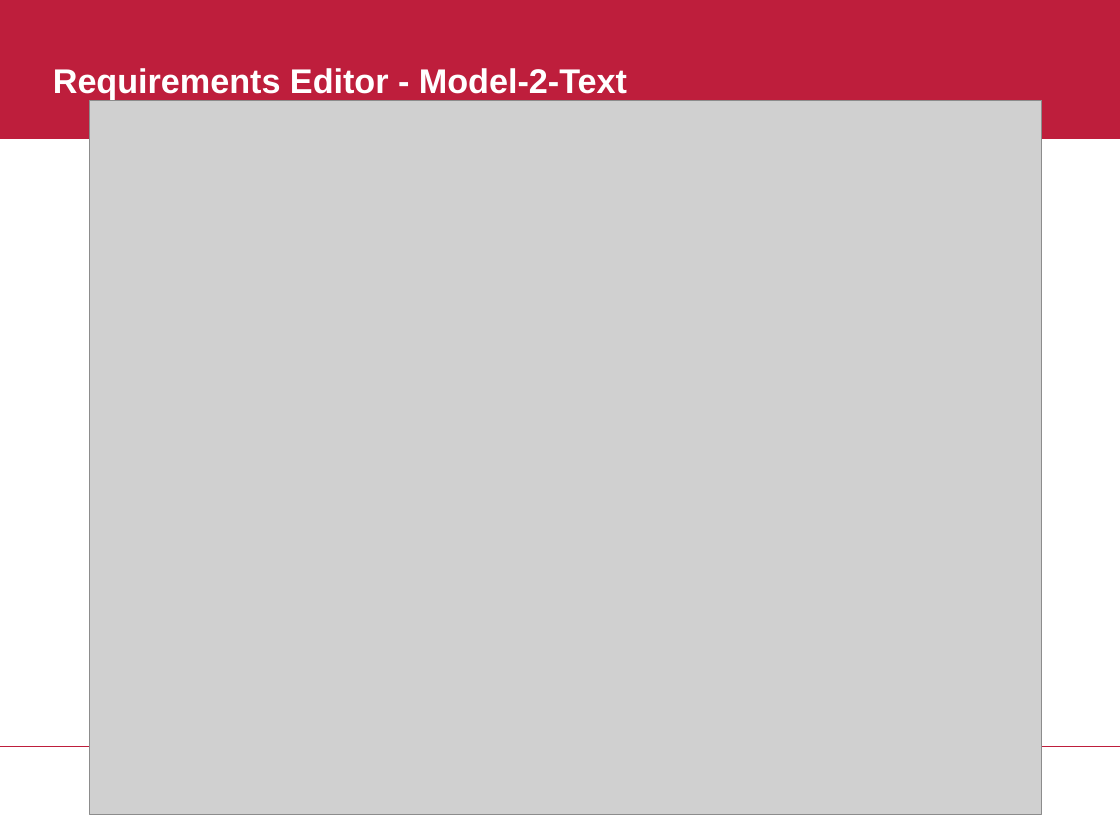
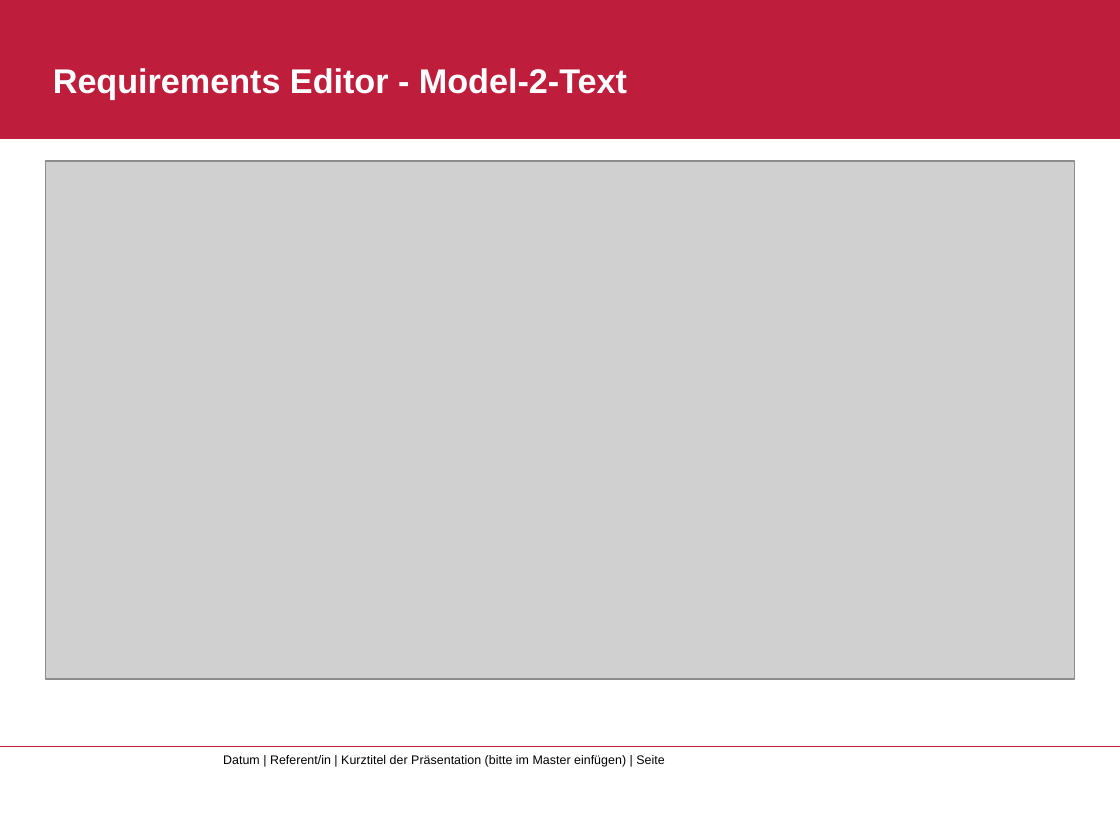
Before and after one commit to Kogoro/RequirementsEditor, a slide deck: slide 12 of PPT/MBSE - RequirementsEditor.pptx (slide 13 before the commit). Drawn at 1120x840 pixels with LibreOffice and Linux fonts; fonts in the diff are those of the drawing; grey boxes stand for pictures; background and template pictures are left out. Boxes give left, top, right and bottom in pixels: in the first picture for what was removed or moved away, otherwise in the second. Text is boxed around its words. In the diff, an @@ line names an element or a change of style, - is before the commit and + after.

```diff
--- a/PPT/MBSE - RequirementsEditor.pptx
+++ b/PPT/MBSE - RequirementsEditor.pptx
@@ picture: place and size @@
-picture at (90, 101, 1042, 815)
+picture at (46, 161, 1075, 680)
@@ text added at (223, 755, 664, 767), 8 pt, text #000000 @@
+Datum | Referent/in | Kurztitel der Präsentation (bitte im Master einfügen) | Seite
```
Also in this commit, not shown: 2 other slides changed, 1 slide removed, 3 other files.
